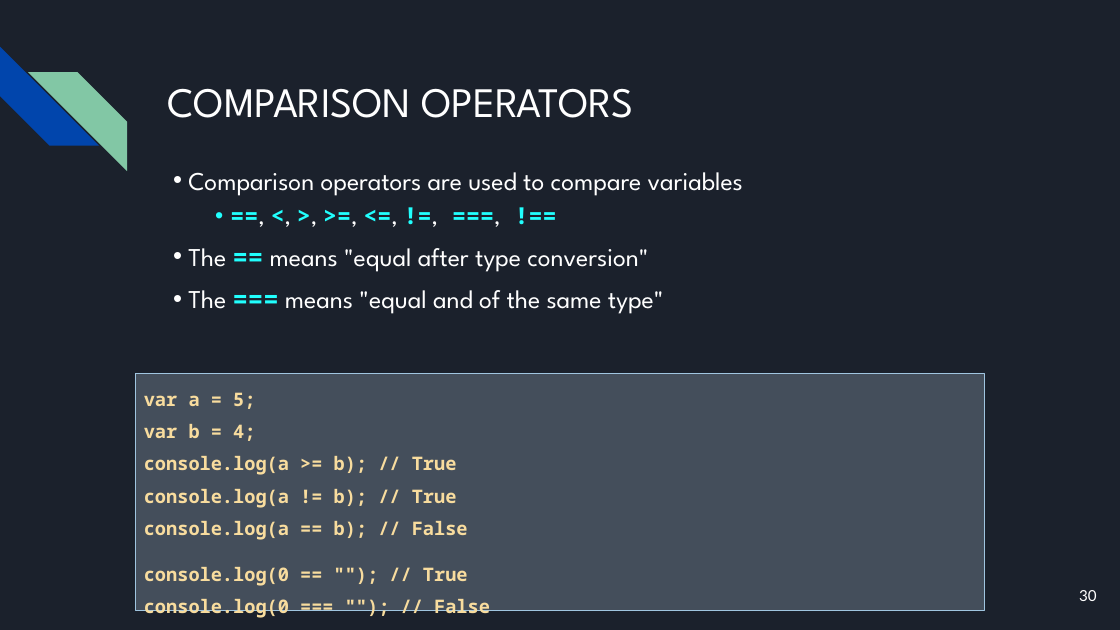
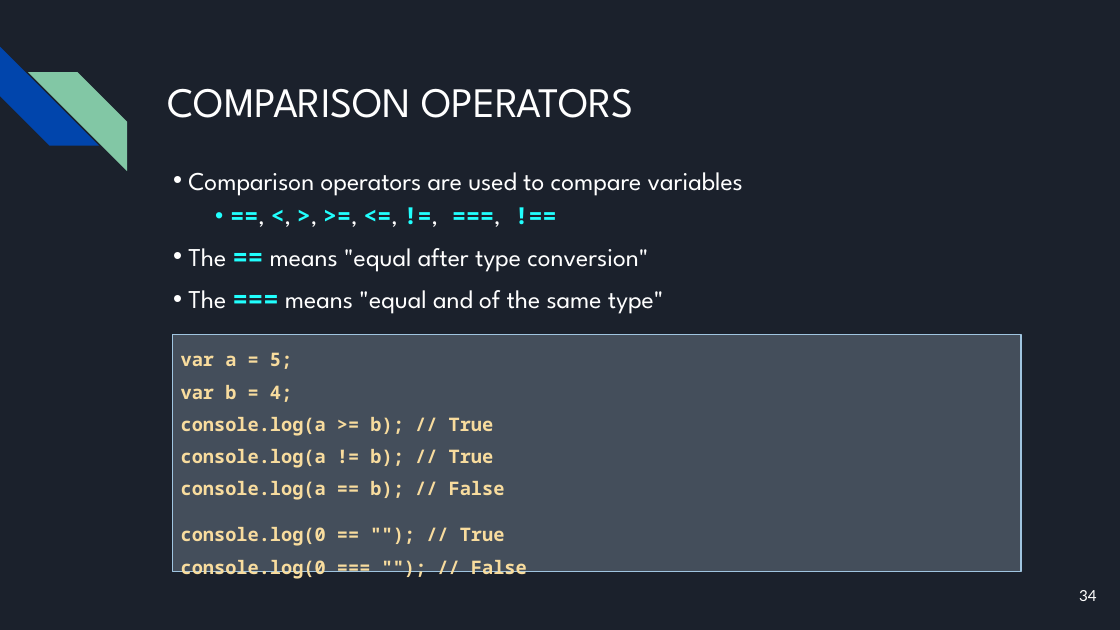
Before and after one commit to bulhard/Javascript-Programming-2022, a slide deck: slide 34 of Presentations/04 JavaScript syntax - Presentation.pptx (slide 30 before the commit). Drawn at 1120x630 pixels with LibreOffice and Linux fonts; fonts in the diff are those of the drawing. Boxes give left, top, right and bottom in pixels: in the first picture for what was removed or moved away, otherwise in the second. Text is boxed around its words. In the diff, an @@ line names an element or a change of style, - is before the commit and + after.

```diff
--- a/Presentations/04 JavaScript syntax - Presentation.pptx
+++ b/Presentations/04 JavaScript syntax - Presentation.pptx
@@ rectangle "var a = 5;": place and size @@
-rectangle "var a = 5;" at <box>135,374,984,611</box>
+rectangle "var a = 5;" at <box>172,334,1021,571</box>
@@ page number at <box>1079,590,1097,601</box>: text changed @@
-30
+34
```
Also in this commit, not shown: 8 other slides changed, 4 slides added.
